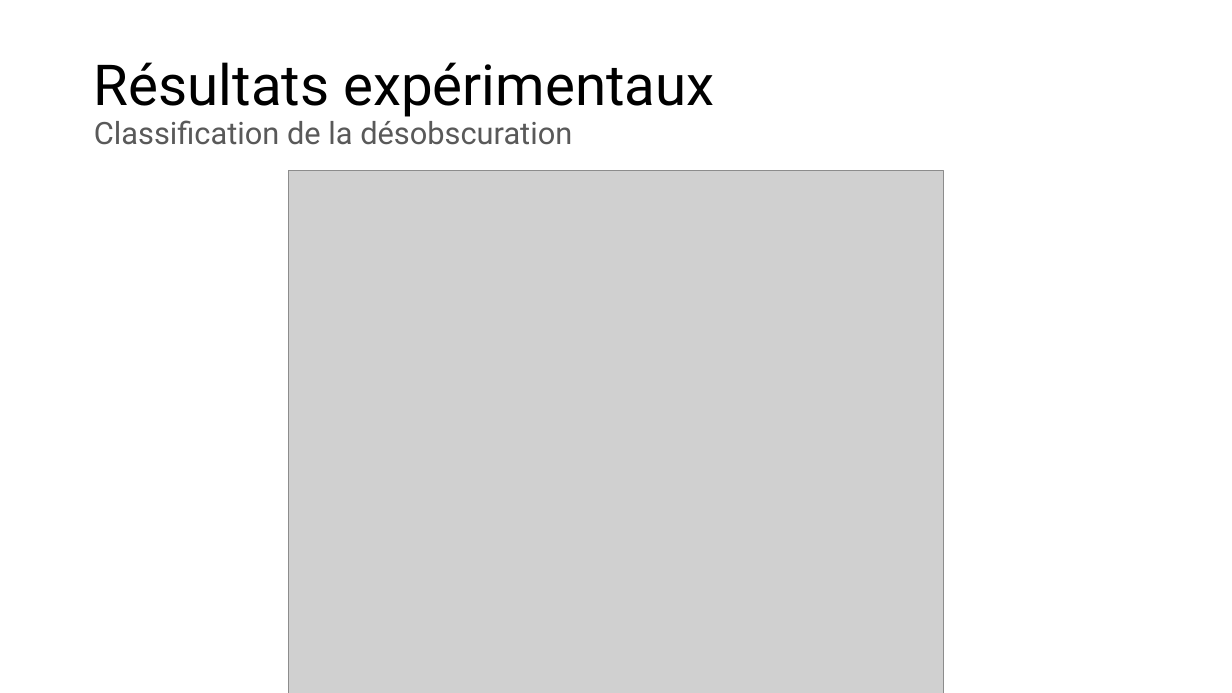
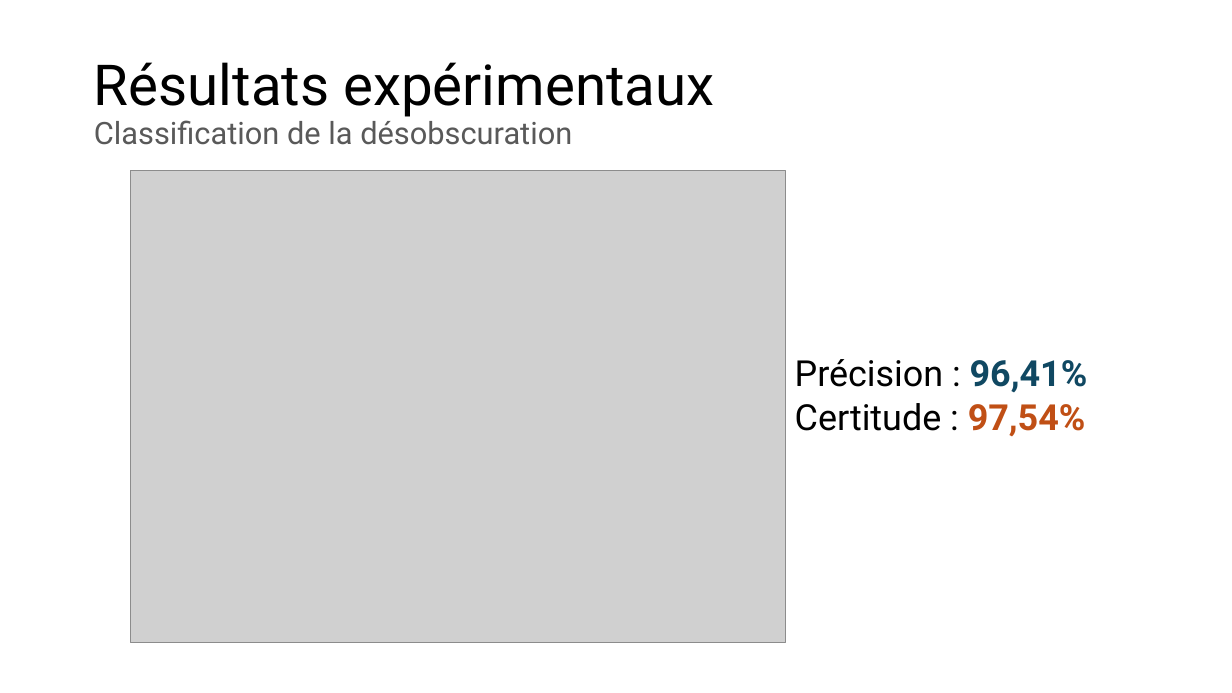
Before and after one commit to owilo/Stage, a slide deck: slide 20 of Documents/Slides/Obscuration de contenu numérique dans une image.pptx (slide 19 before the commit). Drawn at 1232x693 pixels with LibreOffice and Linux fonts; fonts in the diff are those of the drawing; grey boxes stand for pictures. Boxes give left, top, right and bottom in pixels: in the first picture for what was removed or moved away, otherwise in the second. Text is boxed around its words. In the diff, an @@ line names an element or a change of style, - is before the commit and + after.

```diff
--- a/Documents/Slides/Obscuration de contenu numérique dans une image.pptx
+++ b/Documents/Slides/Obscuration de contenu numérique dans une image.pptx
@@ picture resized from (x1=288, y1=171, x2=944, y2=693) to (x1=130, y1=171, x2=786, y2=642) @@
@@ text added at (x1=795, y1=359, x2=1088, y2=436), 28 pt, text #000000 @@
+Précision : 96,41%
+Certitude : 97,54%
```
Also in this commit, not shown: 19 other slides changed, 3 slides added, 1 slide removed.
